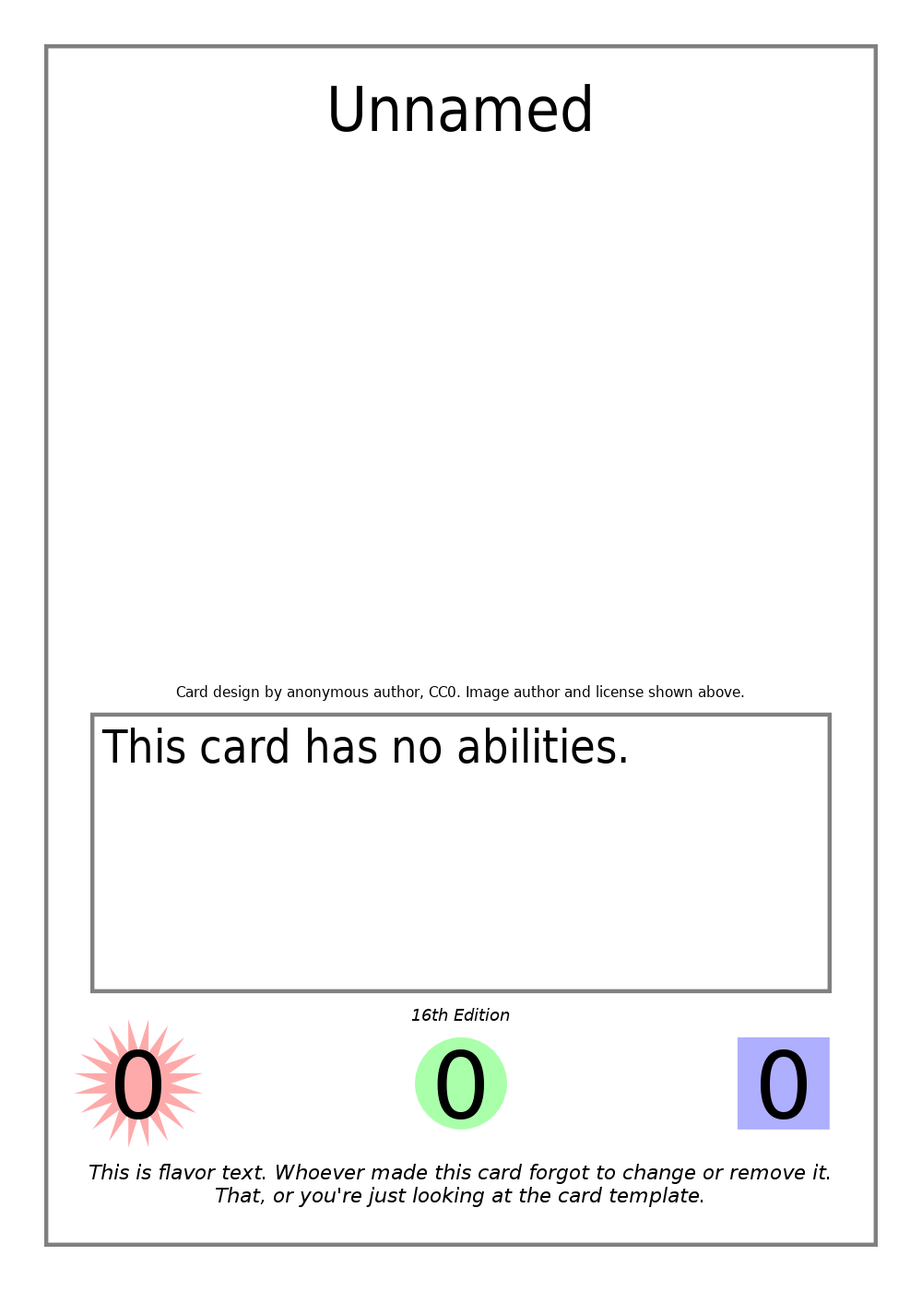
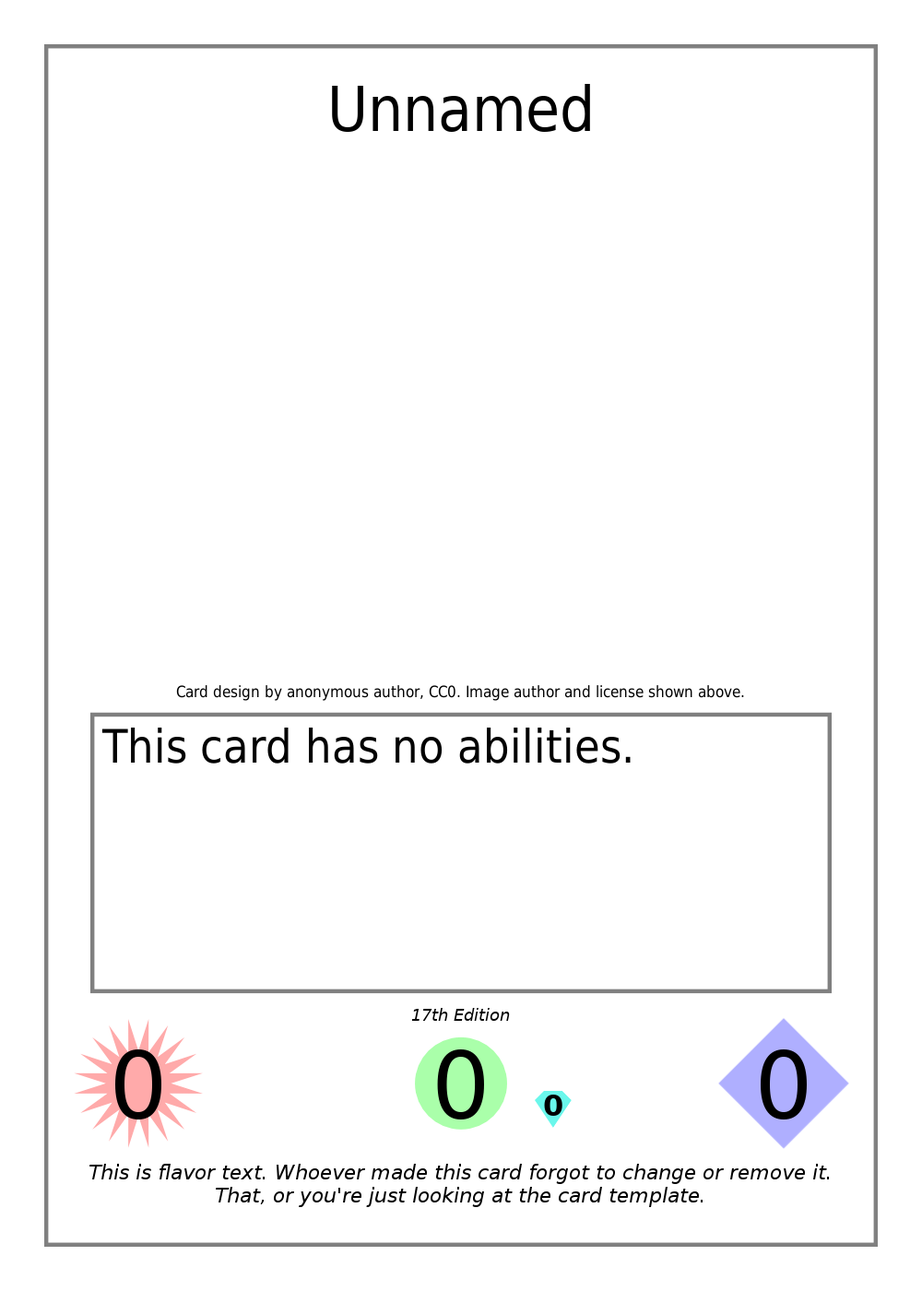
Layers edited between the first and the second 922×1291 image:
moved "Name" above "Effect Text", painted on it over [331, 83, 591, 132]
moved "Effect Text" above "Strength Points", painted on it over [101, 727, 631, 764]
added layer "Ultra Points" above "Edition Indicator" over [544, 1094, 563, 1117]
moved "Edition Indicator" above "Card License", painted on it over [422, 1009, 433, 1022]
painted on "Card License" over [176, 685, 745, 702]
added layer "Ultra Points Symbol" above "Minion Template" over [535, 1091, 572, 1129]
painted on "Minion Template" over [718, 1018, 850, 1150]
